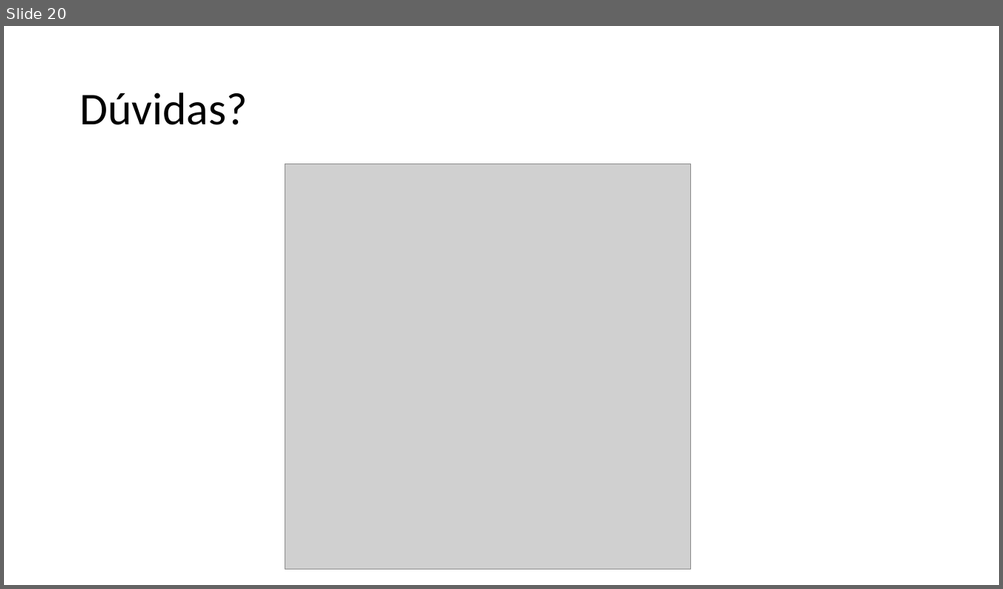
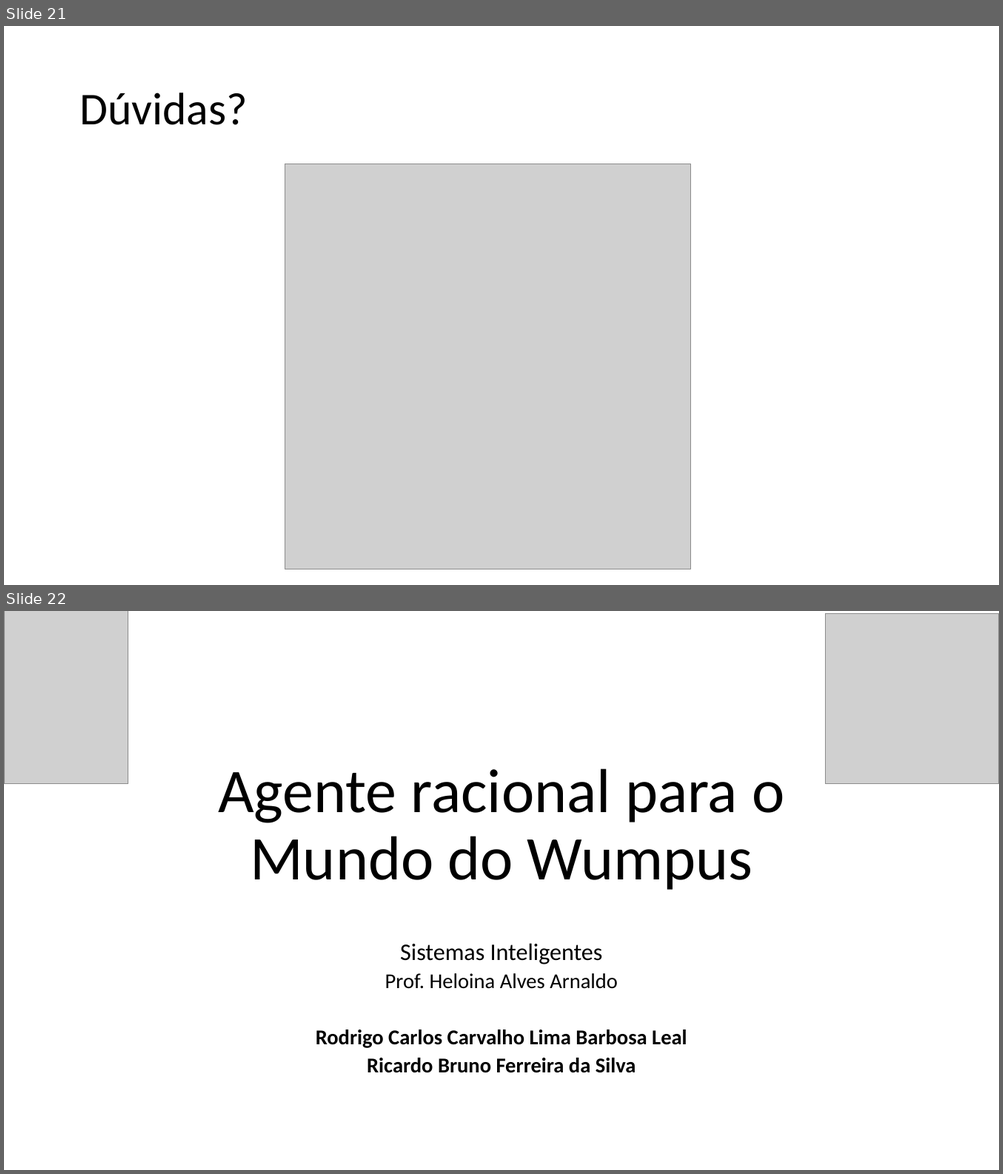
Before and after one commit to rodrigocarlos2/AgenteInteligente, a slide deck: Mundo do Wumpus.pptx. Shown one above the other, each under a label of ours: slide 20 before the commit, slides 21 and 22 after it. The pictures are 1003x589 and 1003x1174 pixels, drawn with LibreOffice and Linux fonts; fonts in the diff are those of the drawing; grey boxes stand for pictures. Boxes give left, top, right and bottom in pixels: in the first picture for what was removed or moved away, otherwise in the second. Text is boxed around its words. In the diff, an @@ line names an element or a change of style, - is before the commit and + after.

Commit message:
More contributions with Rodrigo Carlos

```diff
--- a/Mundo do Wumpus.pptx
+++ b/Mundo do Wumpus.pptx
@@ slide 22 added at box(4, 611, 999, 1170), background #FFFFFF @@
@@ picture added at box(4, 611, 128, 784) @@
@@ picture added at box(825, 613, 999, 784) @@
@@ title added at box(218, 769, 784, 890), 60 pt, text #000000 @@
+Agente racional para o Mundo do Wumpus
@@ subtitle added at box(316, 943, 687, 1073), 20.4 pt, text #000000, bold @@
+Sistemas Inteligentes
+Prof. Heloina Alves Arnaldo
+Rodrigo Carlos Carvalho Lima Barbosa Leal
+Ricardo Bruno Ferreira da Silva
@@ what was slide 20 is now slide 21 @@
```
Also in this commit, not shown: 1 slide changed, 1 other slide added, 3 other files.
